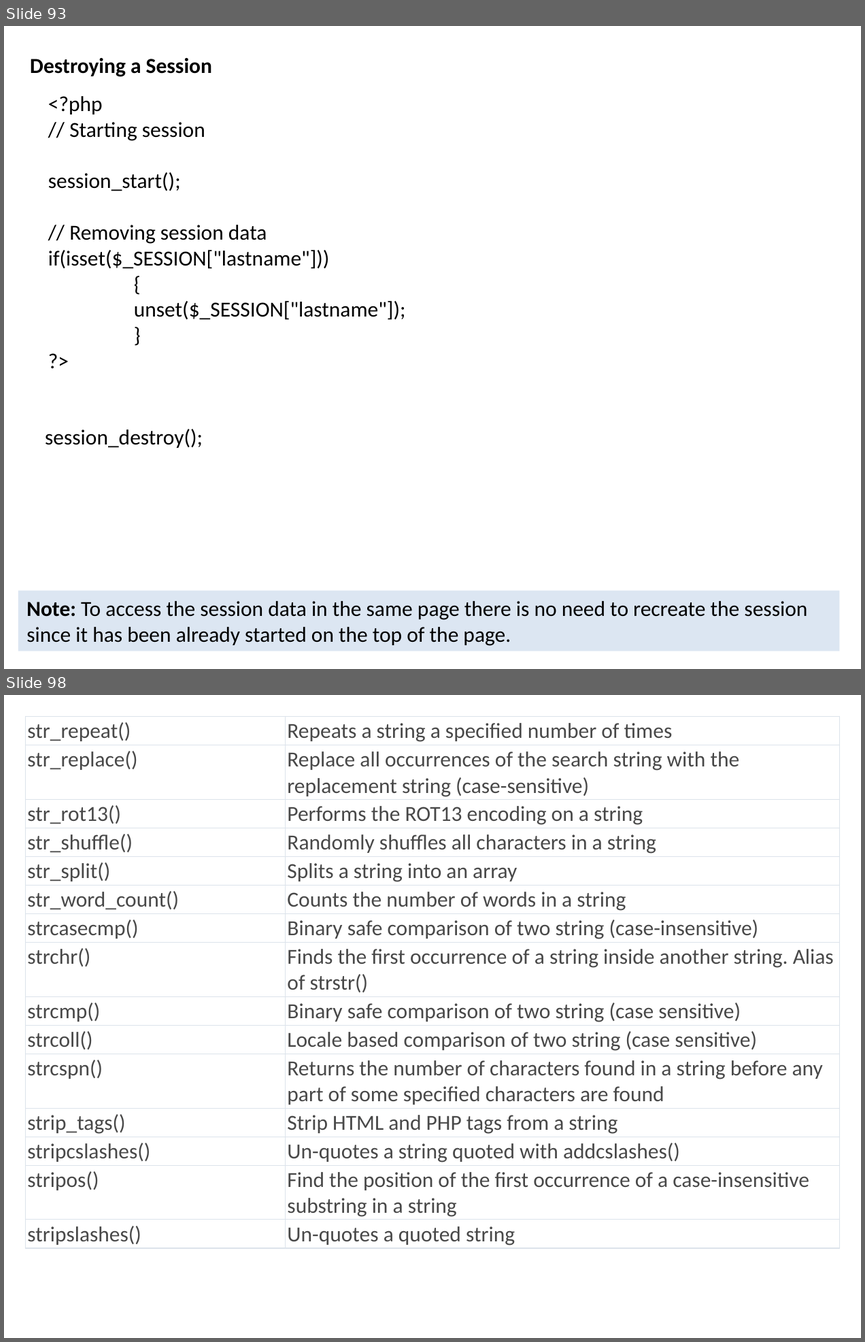
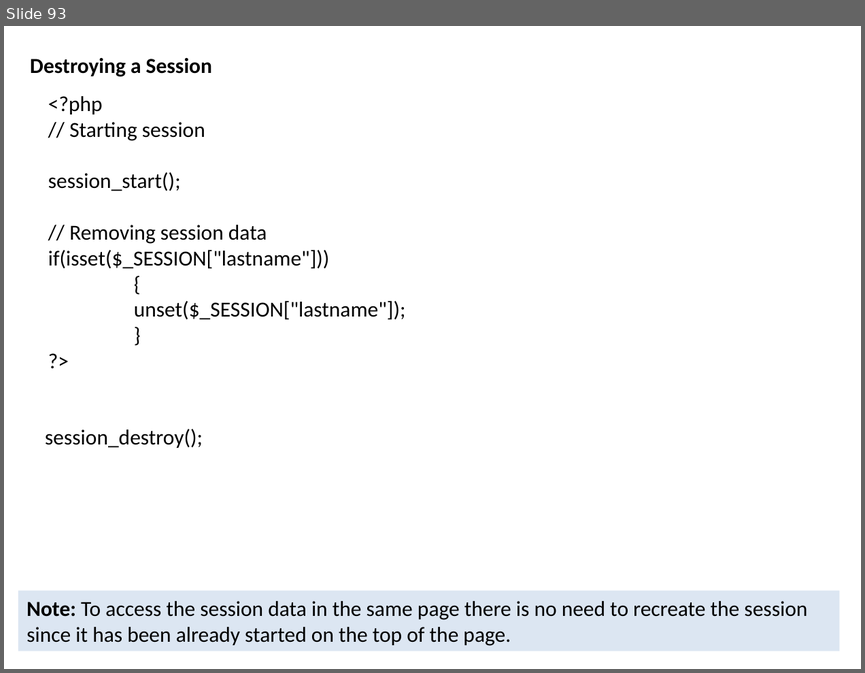
Before and after one commit to sanjay70sharma/PHP, a slide deck: PHP.pptx. Shown one above the other, each under a label of ours: slides 93 and 98 before the commit, slide 93 after it; the slides between them are not shown. The pictures are 865x1342 and 865x673 pixels, drawn with LibreOffice and Linux fonts; fonts in the diff are those of the drawing. Boxes give left, top, right and bottom in pixels: in the first picture for what was removed or moved away, otherwise in the second. Text is boxed around its words. In the diff, an @@ line names an element or a change of style, - is before the commit and + after.

```diff
--- a/PHP.pptx
+++ b/PHP.pptx
@@ slide 98 removed at [4,695,861,1338], background #FFFFFF @@
@@ table removed at [26,717,839,1249], 15 rows, 2 columns @@
-str_repeat() | Repeats a string a specified number of times
-str_replace() | Replace all occurrences of the search string with the replacement string (case-sensitive)
-str_rot13() | Performs the ROT13 encoding on a string
-str_shuffle() | Randomly shuffles all characters in a string
-str_split() | Splits a string into an array
-str_word_count() | Counts the number of words in a string
-strcasecmp() | Binary safe comparison of two string (case-insensitive)
-strchr() | Finds the first occurrence of a string inside another string. Alias of strstr()
-strcmp() | Binary safe comparison of two string (case sensitive)
-strcoll() | Locale based comparison of two string (case sensitive)
-strcspn() | Returns the number of characters found in a string before any part of some specified characters are found
-strip_tags() | Strip HTML and PHP tags from a string
-stripcslashes() | Un-quotes a string quoted with addcslashes()
-stripos() | Find the position of the first occurrence of a case-insensitive substring in a string
-stripslashes() | Un-quotes a quoted string
```
Also in this commit, not shown: 16 slides added, 6 other slides removed.
